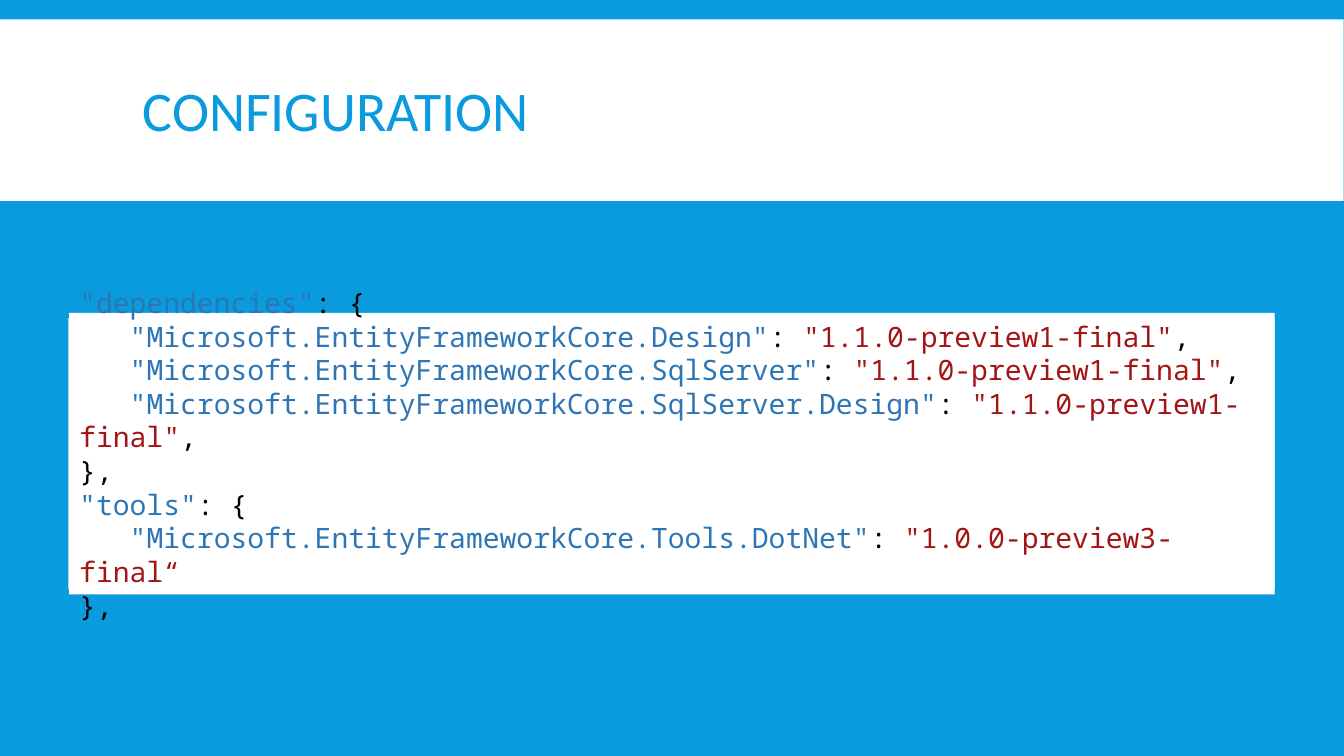
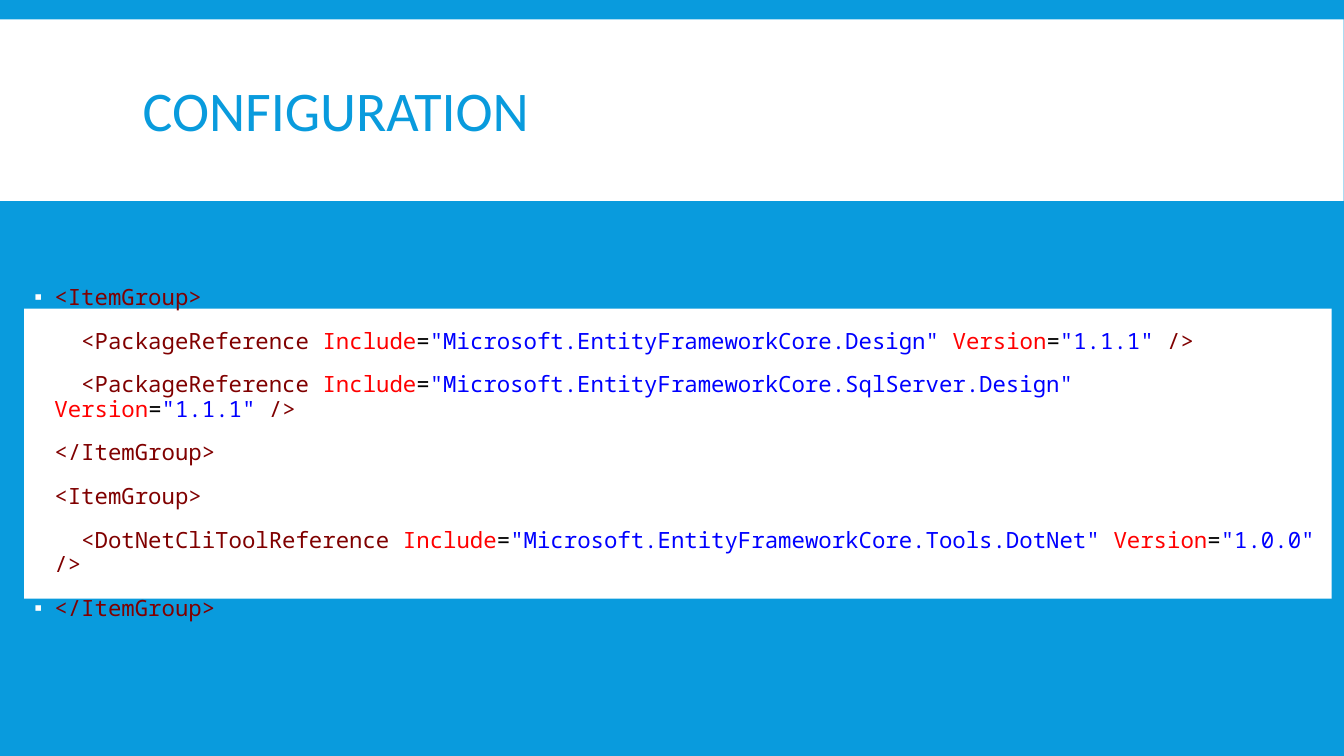
Before and after one commit to jwooley/EfCore, a slide deck: slide 4 of EfCoreGettingStarted.pptx. Drawn at 1344x756 pixels with LibreOffice and Linux fonts; fonts in the diff are those of the drawing. Boxes give left, top, right and bottom in pixels: in the first picture for what was removed or moved away, otherwise in the second. Text is boxed around its words. In the diff, an @@ line names an element or a change of style, - is before the commit and + after.

```diff
--- a/EfCoreGettingStarted.pptx
+++ b/EfCoreGettingStarted.pptx
@@ text "<ItemGroup>" moved from (x1=69, y1=313, x2=1275, y2=594) to (x1=54, y1=289, x2=1315, y2=621) @@
@@ text at (x1=54, y1=289, x2=1315, y2=621): text changed; size 20 to 16 pt; text colour #2E75B6 to #0000FF @@
-"dependencies": {
-"Microsoft.EntityFrameworkCore.Design": "1.0.0-preview2-final",
-"Microsoft.EntityFrameworkCore.SqlServer": "1.0.0",
-"Microsoft.EntityFrameworkCore.SqlServer.Design": "1.0.0",
-},
-"tools": {
-"Microsoft.EntityFrameworkCore.Tools": "1.0.0-preview2-final“
-},
+▪ <ItemGroup>
+▪ <PackageReference Include="Microsoft.EntityFrameworkCore.Design" Version="1.1.1" />
+▪ <PackageReference Include="Microsoft.EntityFrameworkCore.SqlServer.Design" Version="1.1.1" />
+▪ </ItemGroup>
+▪ <ItemGroup>
+▪ <DotNetCliToolReference Include="Microsoft.EntityFrameworkCore.Tools.DotNet" Version="1.0.0" />
+▪ </ItemGroup>
@@ rectangle removed at (x1=70, y1=313, x2=1275, y2=594) @@
-"dependencies": {
-"Microsoft.EntityFrameworkCore.Design": "1.1.0-preview1-final",
-"Microsoft.EntityFrameworkCore.SqlServer": "1.1.0-preview1-final",
-"Microsoft.EntityFrameworkCore.SqlServer.Design": "1.1.0-preview1-final",
-},
-"tools": {
-"Microsoft.EntityFrameworkCore.Tools.DotNet": "1.0.0-preview3-final“
-},
```
Also in this commit, not shown: 1 other file.
